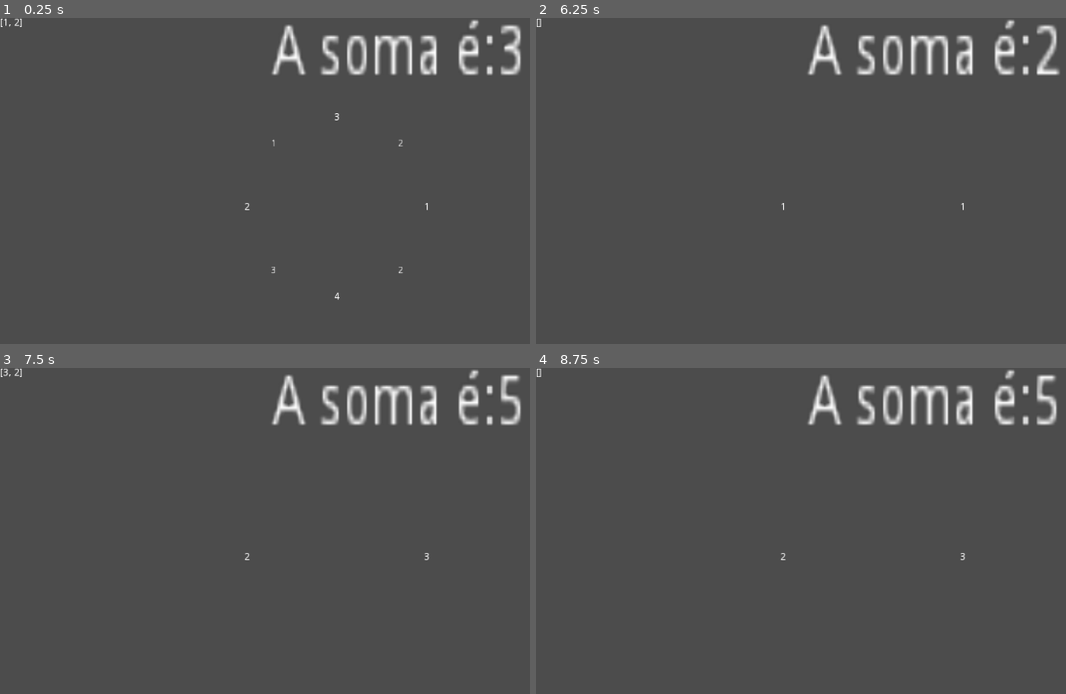
Above: before the commit, frames 1-4 (two rows, left to right).
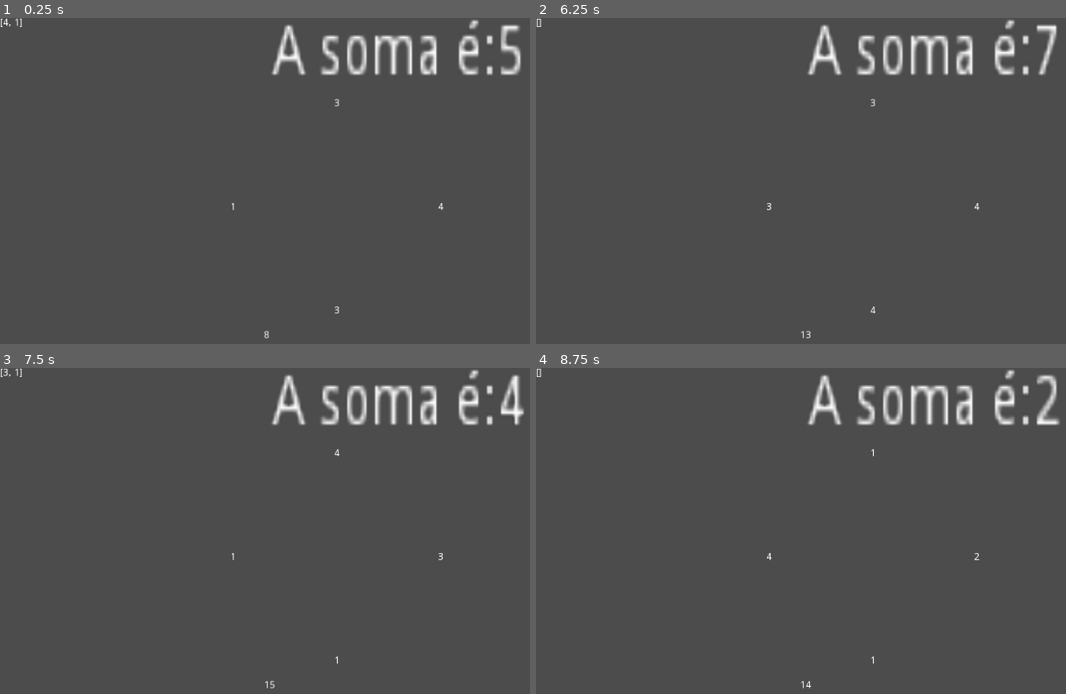
Above: after the commit, the same moments.

Repository: luisfpatrocinio/SquareSum
Game: Godot game, scene res://Level.tscn
The game is run twice, just before and just after one commit, with the same random seed, the same clock (stepped at 60 frames per second) and the same inputs.
Inputs:
- Up to frame 1 (0.25 s): no input
- Up to frame 2 (6.25 s): tap Enter (ui_accept) at 0.5, 0.6, 0.77, 1.07, 1.25, 1.35, 1.52, 1.82, 2, 2.1, 2.85, 3.02, 3.32, 3.5, 3.6, 3.77, 4.07, 4.25, 4.35, 4.52, 4.82, 5, 5.1, 5.85, 6.02 s; hold Right (ui_right) 0.53-1.28 s; hold Down (ui_down) 1.28-2.03 s; hold Right (ui_right) 2.03-2.78 s; hold Up (ui_up) 2.78-3.53 s; hold Left (ui_left) 3.53-5.03 s; hold Down (ui_down) 5.03-5.78 s; hold Right (ui_right) from 5.78 s (still down)
- Up to frame 3 (7.5 s): tap Enter (ui_accept) at 6.32, 6.6, 6.77, 7.07, 7.35 s; release Right (ui_right) at 6.53 s; hold Up (ui_up) 6.53-7.28 s; hold Right (ui_right) from 7.28 s (still down)
- Up to frame 4 (8.75 s): tap Enter (ui_accept) at 7.52, 7.82, 8.1 s; release Right (ui_right) at 8.03 s; hold Down (ui_down) from 8.03 s (still down)

The runs differ from the first frame. In frame 1, 0.3% of the frame differs, in the area x 0-99%, y 0-99%; in frame 2, 0.4%; in frame 3, 0.6%, in the area x 2-99%, y 0-99%; in frame 4, 0.5%.

Commit message:
recent changes

Diff:
--- a/Bar.gd
+++ b/Bar.gd
@@ -9,4 +9,3 @@
 	for collider in colliders:
 		numbers.append(collider.my_number)
 	parent.get_node("Label").text = str(numbers)
-	numbers.clear()
--- a/Global.gd
+++ b/Global.gd
@@ -1,4 +1,4 @@
 extends Node
 
 
-var colliding_list = []
+#var colliding_list = []
--- a/Level.tscn
+++ b/Level.tscn
@@ -34,3 +34,18 @@
 margin_bottom = 16.0
 rect_scale = Vector2( 4.97895, 7.29509 )
 text = "Teste:"
+
+[node name="Timer" type="Timer" parent="Controller"]
+wait_time = 10.0
+
+[node name="TimerToStart" type="Timer" parent="Controller"]
+one_shot = true
+
+[node name="TimerLabel" type="Label" parent="Controller"]
+margin_left = 376.0
+margin_top = 446.0
+margin_right = 416.0
+margin_bottom = 460.0
+
+[connection signal="timeout" from="Controller/Timer" to="Controller" method="_on_Timer_timeout"]
+[connection signal="timeout" from="Controller/TimerToStart" to="Controller" method="_on_TimerToStart_timeout"]
--- a/Number.gd
+++ b/Number.gd
@@ -1,8 +1,9 @@
 extends Area2D
 
-var radius = 128
+var radius = 148
 onready var my_index = 0
 var my_number = 0
+onready var my_scale = 0
 
 onready var controller = get_parent()
 
@@ -11,6 +12,13 @@
 
 
 func _process(delta):
+	if my_scale < 1:
+		my_scale += 0.078
+	else:
+		my_scale = 1
+
+	$CollisionShape2D.scale = Vector2(3 * my_scale, 3 * my_scale)
+
 	$Label.text = str(my_number);
 	var _n = len(controller.numbersArray)
 	var angle = deg2rad(360 / _n * my_index)
--- a/Roulette.gd
+++ b/Roulette.gd
@@ -1,35 +1,76 @@
 extends Node
 
 onready var NumberScene = preload("res://Number.tscn")
+onready var Controller = get_parent()
 onready var line = get_node("Area2D");
 onready var debugLabel = get_node("Label")
 var numbersArray = []
 var desired_number = 0
-
+var actualLevel = 0
+onready var timer = get_node("Timer")
+onready var startTimer = get_node("TimerToStart")
+onready var timerLabel = get_node("TimerLabel")
+onready var timerValue = 0
+var success = false
 
 
 func _ready() -> void:
 	randomize()
 	print("Spawna")
-	for i in range(2 + 2 * (randi() % 5)):
-		spawn_number(1 + randi() % 4)
-	desired_number = generate_desired_number()
+	new_level()
 
 
 func _process(delta: float) -> void:
+	# Receber Input do Jogador: Inclinar Barra
 	var xAxis = Input.get_axis("ui_left", "ui_right");
 	line.rotation_degrees += xAxis;
 	if line.rotation_degrees > 360: line.rotation_degrees -= 360
 	if line.rotation_degrees < 0: line.rotation_degrees += 360
-
 	line.rotation_degrees = round(line.rotation_degrees)
 	debugLabel.text = str(line.rotation_degrees);
 
+	# Receber Input do Jogador: Botão de Confirmar
+	var confirmKey = Input.is_action_just_pressed("ui_accept")
+	if confirmKey and !success:
+		# Checar se está certo
+		var _array = line.numbers
+		print("O valor de line.numbers é: " + str(_array))
+		if get_sum(_array) == desired_number:
+			# Vitória
+			var _timeBonus = 5
+			timer.start(timer.time_left + _timeBonus)
+			timer.paused = true
+			startTimer.start()
+			success = true
+		else:
+			# Resultado Errado
+			print("ErRRRRRrrou!")
+
+	# Exibir Instrução
 	$Label2.text = "A soma é:" + str(desired_number)
 
+	# Redefinir array de números atuais
+	line.numbers.clear()
+
+	# Reiniciar Scene
 	if Input.is_action_just_pressed("ui_up"):
 		get_tree().reload_current_scene()
 
+	# Tremer Barra
+	if Input.is_action_pressed("ui_down"):
+		line.global_position.x = 480 + randi() % 12;
+		line.global_position.y = 270 + randi() % 12;
+	else:
+		line.global_position.x = 480
+		line.global_position.y = 270
+
+	# Atualizar Tempo
+	var _diff = timer.time_left - timerValue
+	if abs(_diff) > 0:
+		timerValue += _diff / 10
+	else:
+		timerValue = timer.time_left
+	timerLabel.text = str(ceil(timerValue))
 
 
 func spawn_number(x):
@@ -58,3 +99,44 @@
 	print(str(number1.my_index) + " ::: " + str(number1.my_number))
 	print(str(number2.my_index) + " ::: " + str(number2.my_number))
 	return number1.my_number + number2.my_number
+
+
+func new_level():
+	print("Iniciandoum novo nível: " + str(actualLevel))
+
+	success = false
+
+	numbersArray =  get_tree().get_nodes_in_group("numbers")
+	for number in numbersArray:
+		number.remove_from_group("numbers")
+		number.queue_free()
+	numbersArray = []
+
+	var totalNumbers = 4 + floor(actualLevel / 3) * 2
+	print("Com " + str(totalNumbers) + " bolotas.")
+	for i in range(totalNumbers):
+		spawn_number(1 + randi() % 4)
+	actualLevel += 1
+	desired_number = generate_desired_number()
+
+	timer.paused = false
+	timer.start()
+
+
+func get_sum(array):
+	var acc = 0
+	for i in array:
+		acc += i
+	return acc
+
+
+func _on_TimerToStart_timeout():
+	print("Tempo acabou. Começando um novo level.")
+	new_level()
+
+
+func _on_Timer_timeout():
+	# Game Over
+	print("FIM de jogo")
+	get_tree().reload_current_scene()
+	pass # Replace with function body.
